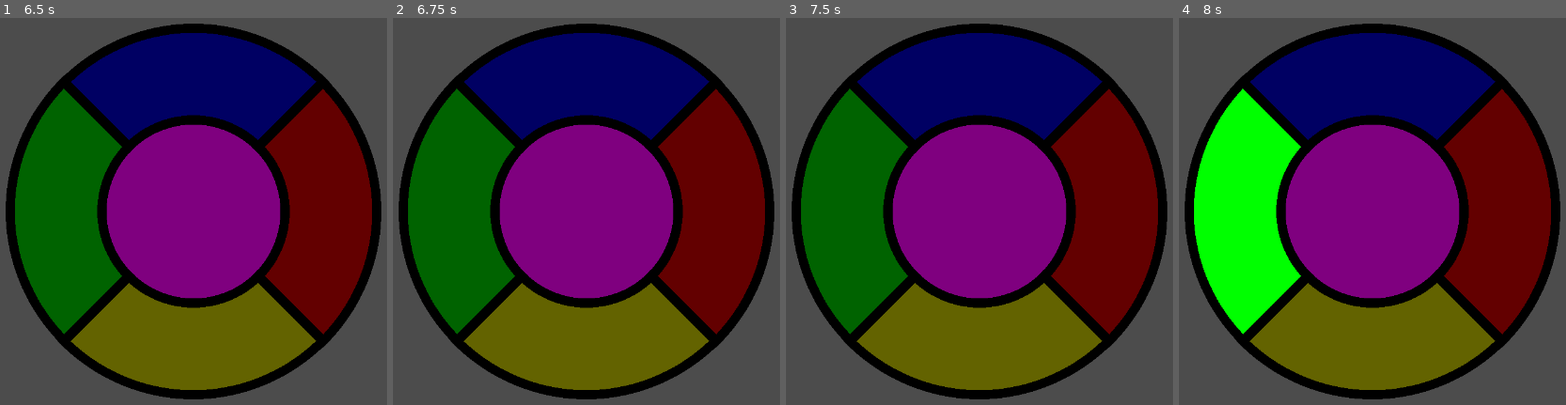
Above: before the commit, frames 1-4 (left to right).
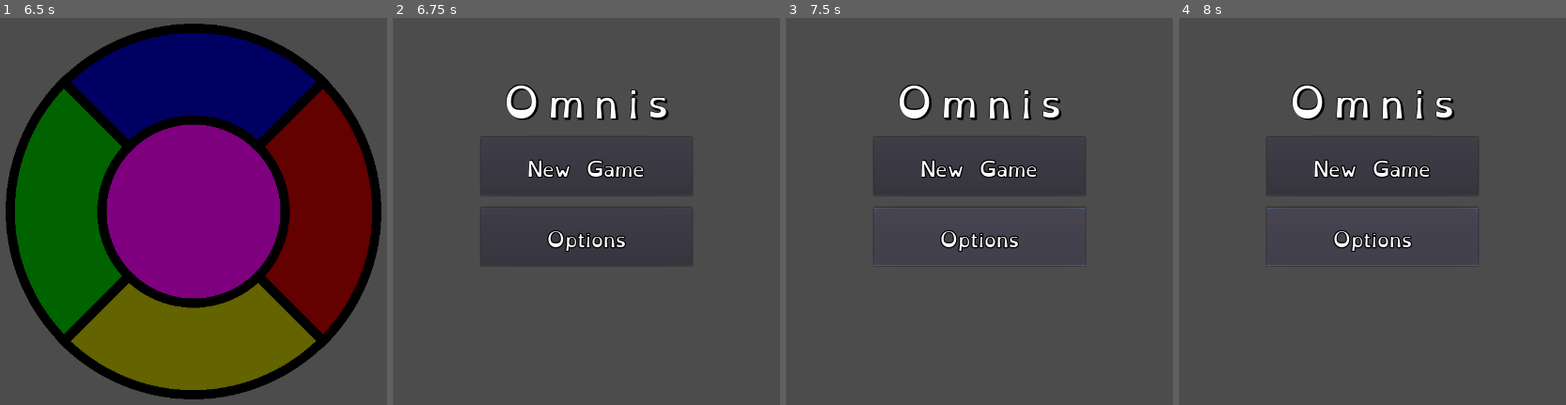
Above: after the commit, the same moments.

Repository: n-c0de-r/Omnis
Game: Godot game, scene res://scenes/TitleScreen.tscn
Two runs of this game, one before a commit and one after it. Both use one fixed random seed, a clock stepped at 60 frames per second and the inputs below.
Inputs (mouse positions are in pixels of both pictures, inside the frame that each line leads up to):
- Up to frame 1 (6.5 s): click "New Game" at 0.5 s; click (193, 87) at 1.25 s; click "New Game" at 2 s; click (317, 211) at 2.75 s; click (193, 335) at 3.5 s; click "Options" at 4.25 s; hold Up (ui_up) from 5.03 s (still down); tap Enter (ui_accept) at 5.75, 6.02 s
- Up to frame 2 (6.75 s): release Up (ui_up) at 6.5 s; click (462, 211) at 6.5 s
- Up to frame 3 (7.5 s): click (979, 211) at 7.27 s
- Up to frame 4 (8 s): no input

Frame 1 is identical in both runs. In frame 2, 74% of the frame differs, in the area x 1-99%, y 1-99%; in frame 3, 74%; in frame 4, 74%.

Commit message:
"Better" Input & Code Cleanup
Now the input from mouse and keyboard is correctly and better checked than before. It still could use some more cleanup and modular code. For now it's nice...
Also changed a few parts of code to be more reusable. Also reduced global variables in game script to a minimum.

Diff:
--- a/scripts/ButtonRing.gd
+++ b/scripts/ButtonRing.gd
@@ -10,3 +10,14 @@
 	red =		$TxtBtn_RED
 	yellow =	$TxtBtn_YELLOW
 	green =		$TxtBtn_GREEN
+
+# Checks if all buttons are currently not pressed
+func areAllReleased():
+	return !blue.pressed and !red.pressed and !yellow.pressed and !green.pressed
+
+# Releases all buttons, if needed
+func releaseAll():
+	blue.simulateRelease()
+	red.simulateRelease()
+	yellow.simulateRelease()
+	green.simulateRelease()
--- a/scripts/ColorButton.gd
+++ b/scripts/ColorButton.gd
@@ -1,15 +1,22 @@
 extends TextureButton
 
-onready var start: Timer = $Timer
+onready var timer: Timer = $Timer
 
+# Sets the texture button to pressed
 func simulatePress():
 	self.set_toggle_mode(true)
 	self.set_pressed_no_signal(true)
-	start.start(1)
+	return self
 
+# Sets the texture button to released
 func simulateRelease():
 	self.set_pressed_no_signal(false)
 	self.set_toggle_mode(false)
+	return self
+
+# Starts the attached timer with given time
+func startTimer(time):
+	timer.start(time)
 
 func _on_Timer_timeout():
 	simulateRelease()
--- a/scripts/GameScreen.gd
+++ b/scripts/GameScreen.gd
@@ -7,10 +7,8 @@
 var timerCount: int = 0
 
 var buttonList: Array = []
-var nextButton: TextureButton
-var playerChoice: TextureButton
 
-onready var timer: Timer = $Timer
+#onready var timer: Timer = $Timer
 
 
 # Called when the node enters the scene tree for the first time.
@@ -30,7 +28,7 @@
 #		resetGame() # not fully implemented yet
 
 
-# Sets up the buttons' signal connections
+# Sets up the buttons' signal connections, messy solution
 func initialize():
 	$ButtonRing.blue.connect("button_up", self, "_on_blue_button_up")
 	$ButtonRing.red.connect("button_up", self, "_on_red_button_up")
@@ -40,19 +38,31 @@
 
 # Custom functions in alphabetical order
 func checkInput():
-	playerChoice = null
+	var playerChoice: TextureButton
 
-	if Input.is_action_just_pressed("ui_up") and !$ButtonRing.blue.pressed:
-		playerChoice = $ButtonRing.blue
-	elif Input.is_action_just_pressed("ui_down") and !$ButtonRing.yellow.pressed:
-		playerChoice = $ButtonRing.yellow
-	elif Input.is_action_just_pressed("ui_right") and !$ButtonRing.red.pressed:
-		playerChoice = $ButtonRing.red
-	elif Input.is_action_just_pressed("ui_left") and !$ButtonRing.green.pressed:
-		playerChoice = $ButtonRing.green
+	#TODO: This looks messy, keyboard presses
+	if Input.is_action_just_pressed("ui_up"):
+		$ButtonRing.blue.simulatePress()
+	elif Input.is_action_just_pressed("ui_down"):
+		$ButtonRing.yellow.simulatePress()
+	elif Input.is_action_just_pressed("ui_right"):
+		$ButtonRing.red.simulatePress()
+	elif Input.is_action_just_pressed("ui_left"):
+		$ButtonRing.green.simulatePress()
 
+	#TODO: This is messy too
+	if Input.is_action_just_released("ui_up"):
+		playerChoice = $ButtonRing.blue.simulateRelease()
+	elif Input.is_action_just_released("ui_down"):
+		playerChoice = $ButtonRing.yellow.simulateRelease()
+	elif Input.is_action_just_released("ui_right"):
+		playerChoice = $ButtonRing.red.simulateRelease()
+	elif Input.is_action_just_released("ui_left"):
+		playerChoice = $ButtonRing.green.simulateRelease()
+
+	# Compares player choices, only if no button is pressed
 	if checkPoint != buttonList.size():
-		if playerChoice != null:
+		if playerChoice != null and $ButtonRing.areAllReleased():
 			compareChoices(playerChoice)
 	else:
 		isPlayerTurn = false
@@ -63,44 +73,56 @@
 	if(choice == buttonList[checkPoint]):
 		checkPoint += 1
 	else:
+		#TODO: Proper game over screen and transition
 		get_tree().change_scene("res://scenes/TitleScreen.tscn")
 
 
 # Generates a new color to guess
 func getNextColor():
+	var buttons: Array = $ButtonRing.get_children()
+	var color: int = randi() % buttons.size()
+	var next: TextureButton
+
 	randomize()
-	var buttons: Array = $ButtonRing.get_children()
-	var nextColor: int = randi() % buttons.size()
-	nextButton = buttons[nextColor]
-	buttonList.append(nextButton)
+	next = buttons[color]
+	buttonList.append(next)
 	isPlayerTurn = true
+	# Delay before next order plays
 	timerCount = 0
-	timer.start(1)
+	$Timer.start(1)
 
+
+# Plays the animation of a simulated button press
+func playButtonPress():
+	var button: TextureButton
+	if timerCount != buttonList.size():
+		button = buttonList[timerCount]
+		$ButtonRing.releaseAll() # just in case
+		button.simulatePress()
+		button.startTimer(1)
+		timerCount += 1
 
 # Resets the game
 func resetGame():
+	$ButtonRing.releaseAll()
 	buttonList.clear()
 	checkPoint = 0
 	isPlayerTurn = false
 
 
-# Signal callbacks
+# Signal callbacks, it's a mess...
 func _on_blue_button_up():
-	Input.action_press("ui_up")
+	Input.action_release("ui_up")
 func _on_red_button_up():
-	Input.action_press("ui_right")
+	Input.action_release("ui_right")
 func _on_yellow_button_up():
-	Input.action_press("ui_down")
+	Input.action_release("ui_down")
 func _on_green_button_up():
-	Input.action_press("ui_left")
+	Input.action_release("ui_left")
 
 
-# Plays the button order, simulating delayed presses
+# Delays the next press animation
 func _on_Timer_timeout():
-	if timerCount != buttonList.size():
-		nextButton = buttonList[timerCount]
-		nextButton.simulateRelease()
-		nextButton.simulatePress()
-		timerCount += 1
-		timer.start(2)
+	playButtonPress()
+	# 1s light up, 1s till next
+	$Timer.start(2)
